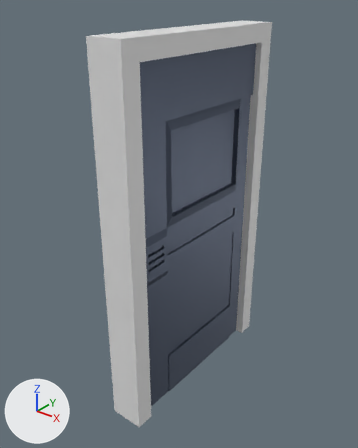
Before and after pictures for a commit that changed the FBX model Assets/Models/door.fbx.
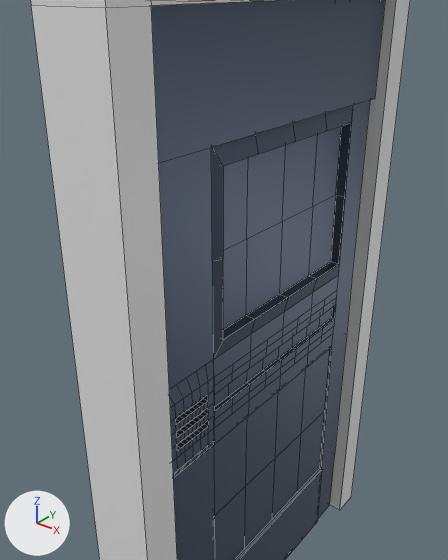
Each version appears first whole from a 50 mm camera at (1.57, -2.07, 2.3) aimed at (-0.05, -0.05, 1.04), and next in a close-up from a 50 mm camera at (0.94, -1.34, 2.04) aimed at (-0.13, 0.0, 1.21). The axes (+X, +Y, +Z) are drawn at lower left. The lights are the same throughout. The close-ups show mesh edges as thin lines. Where no turn or scale is listed for an object, it has been applied to the vertices.
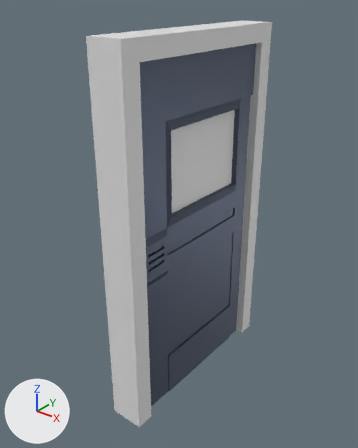
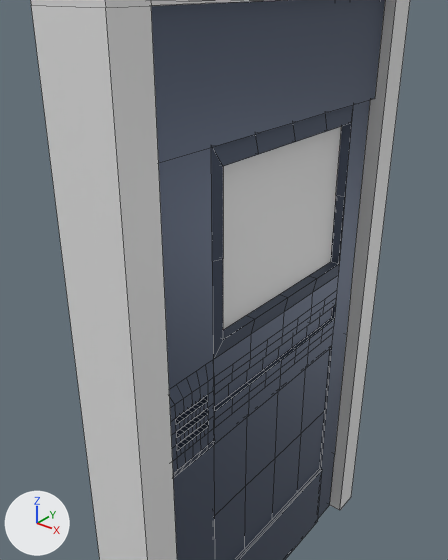
Where the change shows, as pixel boxes (x1, y1, x2, y2) in the close-ups (448 x 560 px):
'Plane', added
    after: (223, 126, 342, 330)
part 1 of me_cube_001, deleted (blue)
    before: (223, 126, 342, 330)

What changed in the scene script:
```text
Change me_cube_001:
    where me_cube_001.from_pydata(...)  # 631 vertices, 568 faces; spans x -0.07..0.07, y -0.5..0.5, z -1.0..1.0
    used by ob_cube_001; location = (0.0, 0.0, 1.0)
    verts and faces of me_cube_001; kept vertices keep their numbers, new ones are numbered from 631
    before: 131 (0.03, 0.36, 0.42) at pixel (335, 195), 132 (0.03, 0.23, 0.42) at pixel (312, 206), 133 (0.03, 0.06, 0.42) at pixel (282, 221), 134 (0.03, -0.11, 0.42) at pixel (246, 239), 135 (0.03, -0.25, 0.42)
    before: 136 (-0.03, -0.25, 0.42), 137 (-0.03, -0.11, 0.42), 138 (-0.03, 0.06, 0.42), 139 (-0.03, 0.23, 0.42), 140 (-0.03, 0.37, 0.42)
    before: 141 (-0.03, -0.11, 0.65), 142 (-0.03, 0.06, 0.65), 143 (-0.03, 0.23, 0.65), 144 (-0.03, -0.11, 0.19), 145 (-0.03, 0.06, 0.19)
    before: 146 (-0.03, 0.23, 0.19), 147 (0.03, 0.23, 0.66), 148 (0.03, 0.06, 0.66), 149 (0.03, -0.11, 0.66), 150 (0.03, 0.23, 0.19) at pixel (308, 276)
    before: 151 (0.03, 0.06, 0.19) at pixel (279, 294), 152 (0.03, -0.11, 0.19) at pixel (245, 315), 153 (0.03, 0.36, 0.19) at pixel (330, 261), 154 (0.03, -0.25, 0.19), 155 (0.03, 0.36, 0.66)
    before: 156 (0.03, -0.25, 0.66), 157 (-0.03, -0.25, 0.19), 158 (-0.03, 0.37, 0.19), 159 (-0.03, -0.25, 0.65), 160 (-0.03, 0.37, 0.65)
    me_cube_001 part 1
    add delete_vertices([132, 133, 134, 137, 138, 139])  # with the faces that use them
Add me_plane:
    me_plane.from_pydata([(0.247, 0.192, 0.335), (0.246, 0.186, -0.156), (0.249, 0.845, 0.337), (0.249, 0.837, -0.168)], [], [(0, 1, 3, 2)])
Add ob_plane:
    ob_plane = bpy.data.objects.new('Plane', me_plane)
    ob_plane.location = (-0.219, -0.467, 1.328)
```
